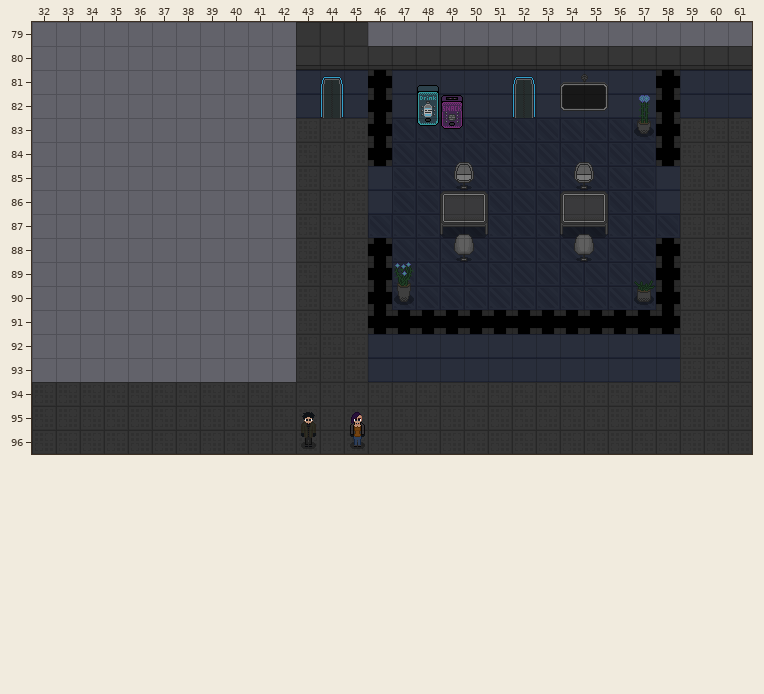
Tiled map: src/ZeroFootprintSociety/Content/Maps2/FinalFloor.tmx. The first picture shows the starting point.
Cells are 24x24 px. Shown: x 32..61, y 79..96.
The same view after the edit:
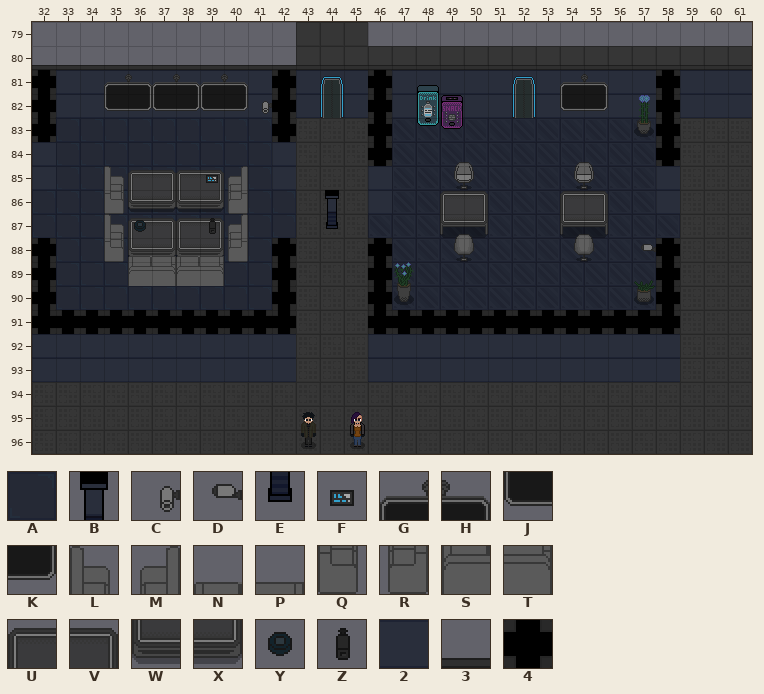
Key: from "Floors": A 17; from "Objects": B 43, C 47, D 48, E 60, F 71, G 72, H 73, J 89, K 90, L 127, M 128, N 129, P 130, Q 144, R 145, S 146, T 147, U 160, V 161, W 177, X 178, Y 260, Z 345; from "Walls": 2 0, 3 38, 4 91.
_ is an empty cell.
Edits made:
Layer "Floors":
The author put tile A in rows 83 to 85 at x 33 to 41; in rows 86 to 87 at x 32 to 42; in row 88 at x 33 to 41; in row 89 at x 33 to 35 and 40 to 41; in row 90 at x 33 to 41.
Layer "Walls":
The author put tile 2 in rows 81 to 82 at x 33 to 41; in rows 84 to 85 at x 32 and 42.
The author put tile 3 in row 80 at x 32 to 42.
The author put tile 4 in rows 81 to 83 at x 32 and 42; in rows 88 to 90 at x 32.
Layer "UnderChars1":
The author put tile 2 in rows 92 to 93 at x 32 to 42.
The author put tile 4 in rows 88 to 90 at x 42; in row 91 at x 32 to 42.
The author put tile E in row 87 at x 44.
The author put tile L in row 85 at x 35; in row 87 at x 35.
The author put tile M in row 85 at x 40; in row 87 at x 40.
The author put tile Q in row 86 at x 35; in row 88 at x 35.
The author put tile R in row 86 at x 40; in row 88 at x 40.
The author put tile S in row 89 at x 36 and 38.
The author put tile T in row 89 at x 37 and 39.
The author put tile U in row 85 at x 36 and 38; in row 87 at x 36 and 38.
The author put tile V in row 85 at x 37 and 39; in row 87 at x 37 and 39.
The author put tile W in row 86 at x 36 and 38; in row 88 at x 36 and 38.
The author put tile X in row 86 at x 37 and 39; in row 88 at x 37 and 39.
Layer "OverChars2":
The author put tile B in row 86 at x 44.
The author put tile C in row 82 at x 41.
The author put tile D in row 88 at x 57.
The author put tile F in row 85 at x 39.
The author put tile G in row 81 at x 35, 37 and 39.
The author put tile H in row 81 at x 36, 38 and 40.
The author put tile J in row 82 at x 35, 37 and 39.
The author put tile K in row 82 at x 36, 38 and 40.
The author put tile N in row 88 at x 36 and 38.
The author put tile P in row 88 at x 37 and 39.
The author put tile Y in row 87 at x 36.
The author put tile Z in row 87 at x 39.
Changed places in both pictures, as pixel boxes (x1, y1, x2, y2):
added: (32, 65, 296, 382)
added: (325, 190, 339, 229)
added: (641, 244, 656, 252)
